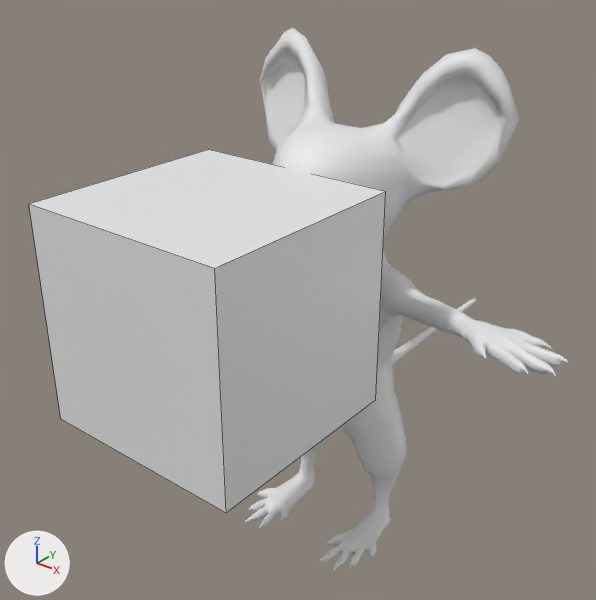
One commit to the Blender file Mouse/Clean Mouse.blend: the scene before it, then after it.
Camera for both pictures: a 50 mm lens placed at (0.639, -0.866, 0.603), pointed at (-0.064, 0.013, 0.058). The lights are fixed; the arrows at lower left show +X, +Y and +Z. Mesh edges are drawn as thin lines on the coarser meshes.

Names of what the first picture shows: 'Cube', 'Mouse.001'.
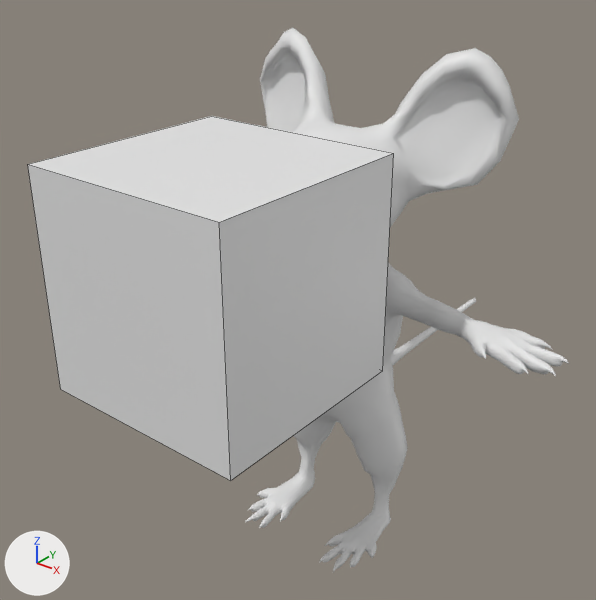
The newer file is also rescaled (x10.0), turned or shifted as a whole; pictures and numbers use the older file's frame.

Patch to the scene script:
```diff
--- a/Mouse/Clean Mouse.blend.py
+++ b/Mouse/Clean Mouse.blend.py
@@ ob_cube @@
 ob_cube = bpy.data.objects.new('Cube', me_cube)
-ob_cube.location = (-0.012, -0.213, 0.146)
-ob_cube.scale = (0.146, 0.146, 0.146)
+ob_cube.location = (-0.001, -0.216, 0.196)
+ob_cube.scale = (0.145, 0.145, 0.145)
```

Location of each change, (x1, y1, x2, y2) in pixels of the pictures (596 x 600 px):
'Cube', moved, rescaled
    before: (29, 149, 386, 513)
    after: (28, 116, 394, 481)
